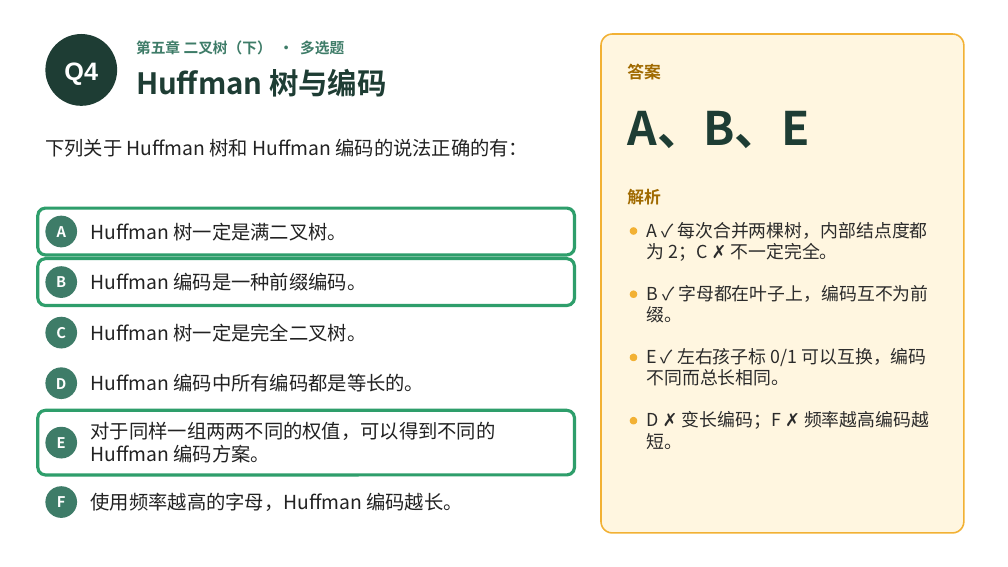
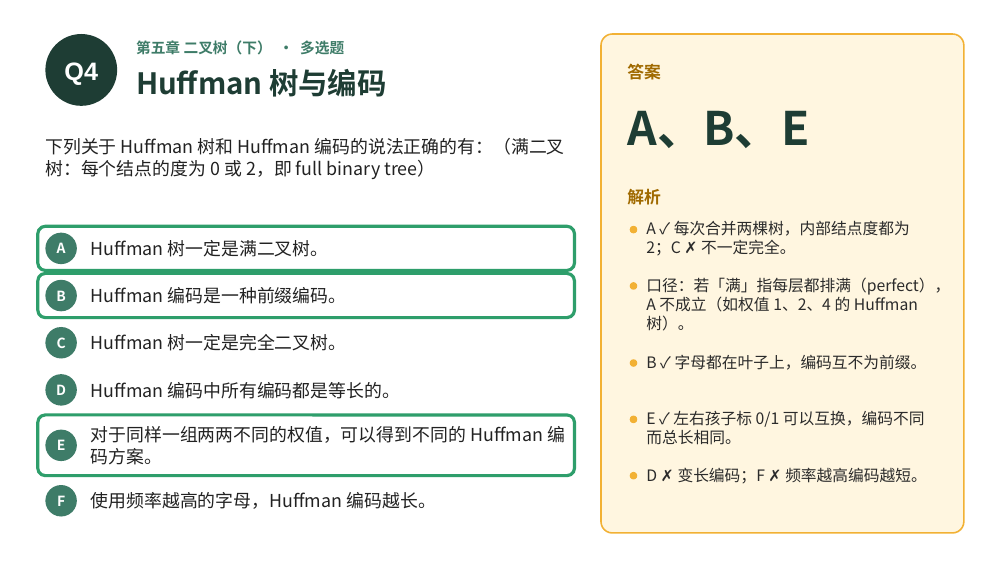
Before and after one commit to GMyhf/2026fall-cs201, a slide deck: slide 17 of courseware/202609_DSA_MOOC_Quiz_CH05-06.pptx. Drawn at 1008x567 pixels with LibreOffice and Linux fonts; fonts in the diff are those of the drawing. Boxes give left, top, right and bottom in pixels: in the first picture for what was removed or moved away, otherwise in the second. Text is boxed around its words. In the diff, an @@ line names an element or a change of style, - is before the commit and + after.

```diff
--- a/courseware/202609_DSA_MOOC_Quiz_CH05-06.pptx
+++ b/courseware/202609_DSA_MOOC_Quiz_CH05-06.pptx
@@ text at bbox=[45, 138, 565, 179]: text changed; size 18.4 to 17 pt @@
-下列关于 Huffman 树和 Huffman 编码的说法正确的有：
+下列关于 Huffman 树和 Huffman 编码的说法正确的有：（满二叉树：每个结点的度为 0 或 2，即 full binary tree）
@@ rounded rectangle: place and size @@
-rounded rectangle at bbox=[38, 208, 575, 255]
+rounded rectangle at bbox=[38, 226, 575, 270]
@@ proportions changed in 3 elements at bbox=[38, 415, 575, 476], bbox=[38, 274, 575, 318], bbox=[38, 226, 575, 270] @@
@@ size 14 to 13.3 pt in 6 elements at bbox=[57, 495, 65, 506], bbox=[57, 439, 66, 450], bbox=[56, 384, 66, 395], bbox=[57, 337, 66, 348], bbox=[56, 290, 66, 301], bbox=[57, 242, 66, 253] @@
@@ 3 texts, 2 ellipses, 1 rounded rectangle: place and size @@
-3 texts, 2 ellipses, 1 rounded rectangle at bbox=[38, 216, 575, 306]
+3 texts, 2 ellipses, 1 rounded rectangle at bbox=[38, 233, 575, 318]
@@ size 18.4 to 17 pt in 6 elements at bbox=[91, 492, 436, 509], bbox=[91, 426, 565, 465], bbox=[91, 382, 400, 399], bbox=[91, 334, 347, 351], bbox=[91, 287, 347, 304], bbox=[91, 240, 329, 257] @@
@@ text "Huffman 树一定是满二叉树。": place and size @@
-text "Huffman 树一定是满二叉树。" at bbox=[91, 222, 347, 241]
+text "Huffman 树一定是满二叉树。" at bbox=[91, 240, 329, 257]
@@ ellipse: place and size @@
-ellipse at bbox=[630, 290, 637, 298]
+ellipse at bbox=[630, 282, 637, 290]
@@ text added at bbox=[646, 277, 950, 331], 15 pt, text #2B2B2B @@
+口径：若「满」指每层都排满（perfect），A 不成立（如权值 1、2、4 的 Huffman 树）。
@@ 3 texts, 1 ellipse: place and size @@
-3 texts, 1 ellipse at bbox=[45, 317, 425, 392]
+3 texts, 1 ellipse at bbox=[45, 327, 400, 399]
@@ size 17 to 15 pt in 4 elements at bbox=[646, 220, 910, 256], bbox=[646, 467, 927, 484], bbox=[646, 411, 925, 445], bbox=[646, 355, 927, 370] @@
@@ text "B ✓ 字母都在叶子上，编码互不为前缀。": place and size @@
-text "B ✓ 字母都在叶子上，编码互不为前缀。" at bbox=[646, 285, 928, 323]
+text "B ✓ 字母都在叶子上，编码互不为前缀。" at bbox=[646, 355, 927, 370]
@@ 3 ellipses, 1 rounded rectangle: place and size @@
-3 ellipses, 1 rounded rectangle at bbox=[38, 354, 637, 475]
+3 ellipses, 1 rounded rectangle at bbox=[38, 359, 637, 476]
@@ text "E ✓ 左右孩子标 0/1 可以互换，编码不同而总长相同。": place and size @@
-text "E ✓ 左右孩子标 0/1 可以互换，编码不同而总长相同。" at bbox=[646, 348, 927, 386]
+text "E ✓ 左右孩子标 0/1 可以互换，编码不同而总长相同。" at bbox=[646, 411, 925, 445]
@@ ellipse added at bbox=[630, 472, 637, 479], fill #F2B134 @@
@@ text "D ✗ 变长编码；F ✗ 频率越高编码越短。": place and size @@
-text "D ✗ 变长编码；F ✗ 频率越高编码越短。" at bbox=[646, 411, 929, 449]
+text "D ✗ 变长编码；F ✗ 频率越高编码越短。" at bbox=[646, 467, 927, 484]
```
Also in this commit, not shown: 1 other slide changed, 3 other files.
